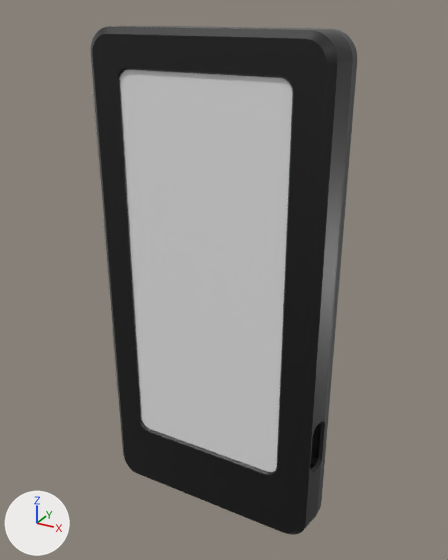
Renders of the glTF model CineTag Black.glb from each side of a commit.
Both versions are drawn from a 50 mm lens placed at (6.47, -11.42, 11.99), pointed at (0.14, 0.1, 6.23). Lighting does not change. The marker at lower left points along +X, +Y and +Z. Where no turn or scale is listed for an object, it has been applied to the vertices.

The first picture shows 'Body1.001', 'Body2.003'.
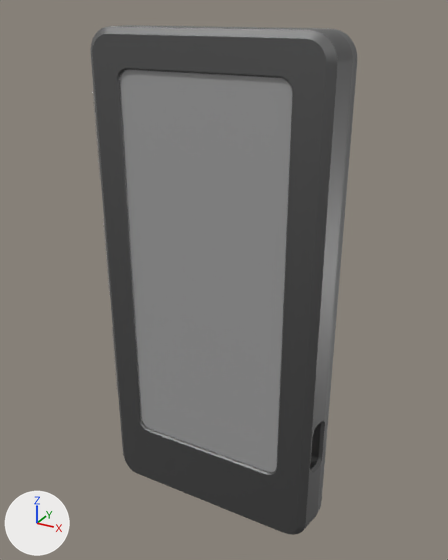
Where the change shows, as pixel boxes (x1, y1, x2, y2) in the pictures (448 x 560 px):
'Body2.003', recoloured: (120, 70, 292, 472) in both
'Body1.001', recoloured (black to grey): (91, 25, 357, 535) in both

Diff of the bpy script that builds the scene:
```diff
--- a/CineTag Black.glb.py
+++ b/CineTag Black.glb.py
@@ mat_papermaterial @@
 mat_papermaterial = principled_material('PaperMaterial')
-mat_papermaterial.base_color = (0.8, 0.8, 0.8)  # white #e7e7e7
+mat_papermaterial.base_color = (0.35, 0.35, 0.35)  # grey #a0a0a0
@@ mat_enclosure @@
 mat_enclosure = principled_material('Enclosure')
-mat_enclosure.base_color = (0.0359, 0.0359, 0.0359)  # black #353535
+mat_enclosure.base_color = (0.17, 0.17, 0.17)  # grey #737373
 mat_enclosure.metallic = 1.0
```
